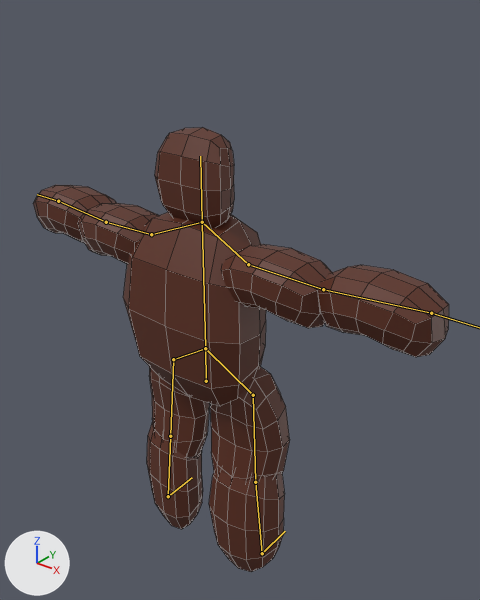
Renders of the Blender file models/player.blend from each side of a commit.
Camera for both pictures: a camera (50 mm lens) standing at (1.053, -1.167, 1.385) and looking at (0.117, 0.003, 0.659). The axes (+X, +Y, +Z) are drawn at lower left. The lights are the same throughout. The bones that bend it are drawn over the model as lines. Mesh edges are drawn as thin lines.
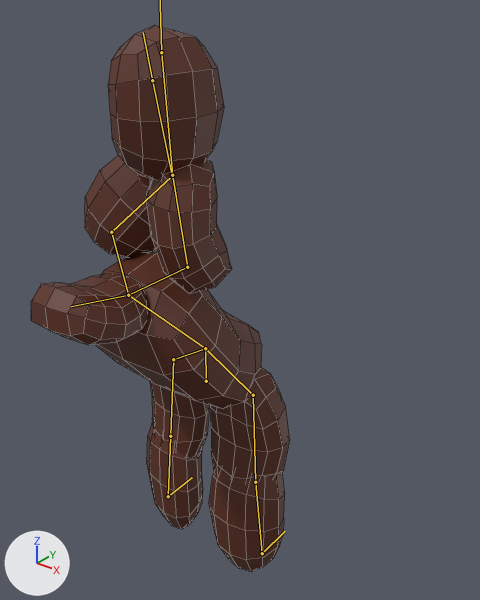
The newer file adds an action. The first version stands in its rest pose; the second is drawn at frame 48 of the action 'VerticalLook'.

Changed parts and their boxes [x1, y1, x2, y2] in the pictures (480 x 600 px):
'Cube', posed (38% narrower, 23% taller)
    before: [33, 127, 449, 572]
    after: [31, 25, 290, 572]
bone 'torso', root to tip
    before: (205, 348) to (202, 222)
    after: (205, 348) to (128, 295)
bone 'head', root to tip
    before: (202, 222) to (200, 156)
    after: (128, 295) to (71, 306)
bone 'shoulder.l', root to tip
    before: (202, 222) to (151, 234)
    after: (128, 295) to (111, 232)
bone 'arm.l', root to tip
    before: (151, 234) to (106, 222)
    after: (111, 232) to (172, 176)
bone 'forearm.l', root to tip
    before: (106, 222) to (58, 201)
    after: (172, 176) to (152, 80)
bone 'shoulder.r', root to tip
    before: (202, 222) to (248, 264)
    after: (128, 295) to (187, 267)
bone 'arm.r', root to tip
    before: (248, 264) to (323, 289)
    after: (187, 267) to (172, 175)
bone 'forearm.r', root to tip
    before: (323, 289) to (431, 313)
    after: (172, 175) to (161, 52)

The change in detail:
Bone 'torso' (bone_torso) turns from (0, 0, 0) to (45, 0, 0) degrees about its own x, y and z.
Bone 'head' (bone_head) turns from (0, 0, 0) to (33, 3, 1) degrees about its own x, y and z.
Bone 'shoulder.l' (bone_shoulder_l) turns from (0, 0, 0) to (-38, -48, -25) degrees about its own x, y and z.
Bone 'arm.l' (bone_arm_l) turns from (0, 0, 0) to (-89, 12, -39) degrees about its own x, y and z.
Bone 'forearm.l' (bone_forearm_l) turns from (0, 0, 0) to (-54, 173, -24) degrees about its own x, y and z.
Bone 'shoulder.r' (bone_shoulder_r) turns from (0, 0, 0) to (-21, 40, 36) degrees about its own x, y and z.
Bone 'arm.r' (bone_arm_r) turns from (0, 0, 0) to (-43, -14, 51) degrees about its own x, y and z.
Bone 'forearm.r' (bone_forearm_r) turns from (0, 0, 0) to (-19, 117, -33) degrees about its own x, y and z.
